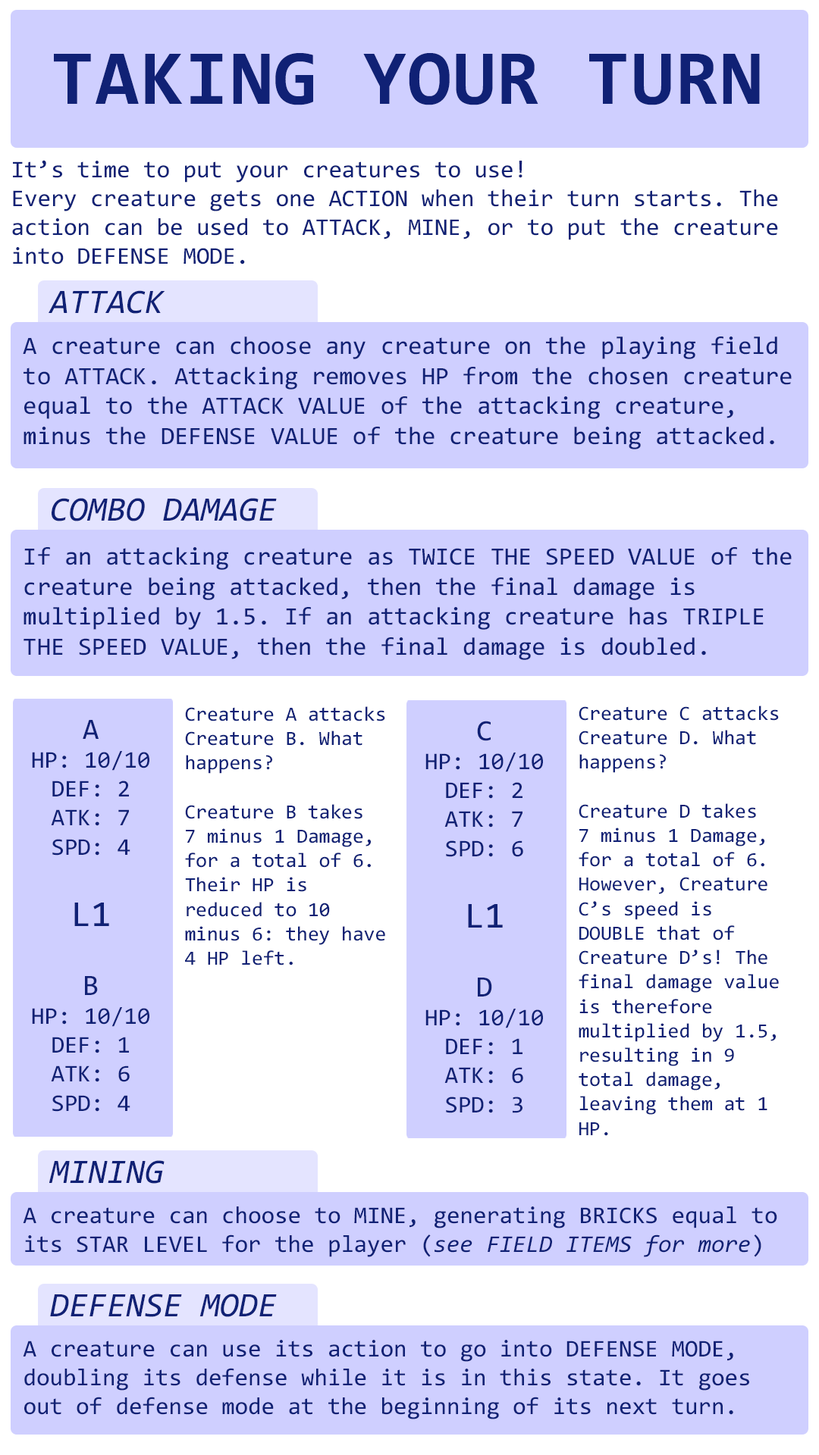
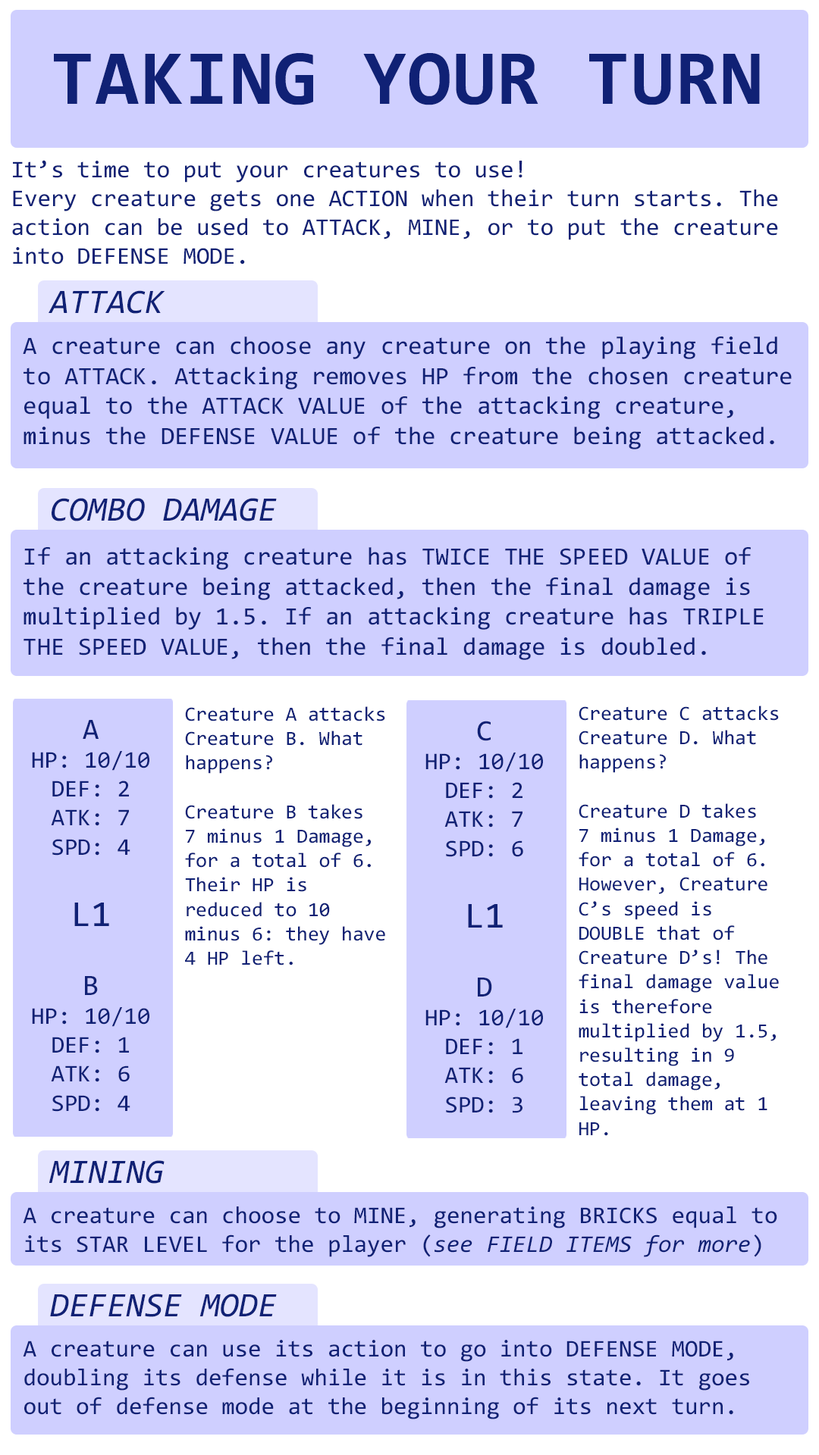
The second 819x1455 image is a revision of the first. Changes to its layers:
renamed "If an attacking creature as TWICE THE SPEED VALUE of the creatu" to "If an attacking creature has TWICE THE SPEED VALUE of the creat", painted on it over bbox(23, 547, 792, 601)
